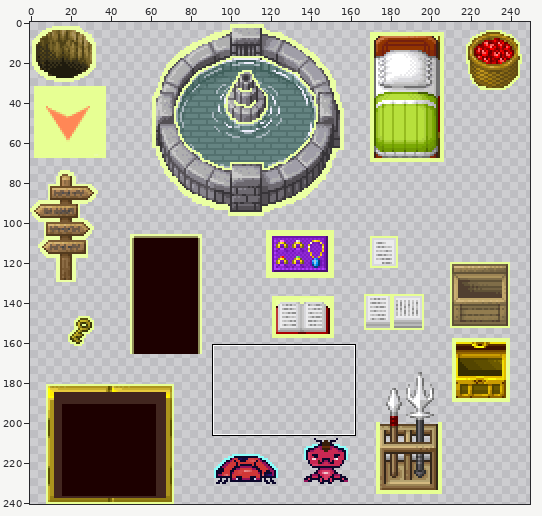
One commit to this sprite sheet: assets/interactable.png. Above, an overview of the earlier version with the close-up marked.
Close-up. Before the edit:
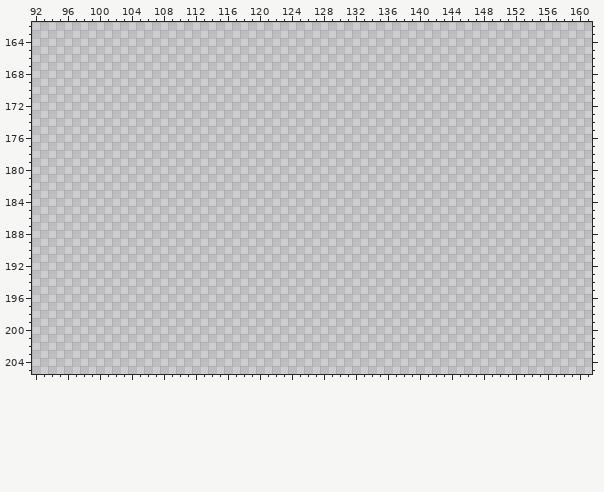
The file is 251x241 pixels. Pixels under 10% opacity are left out. Colours within 5 levels of each other are drawn and written as one. Shown: x 92..161, y 162..205. The wide view leaves out empty margins. The commit also changed other parts of the picture, which this record leaves out.
New version:
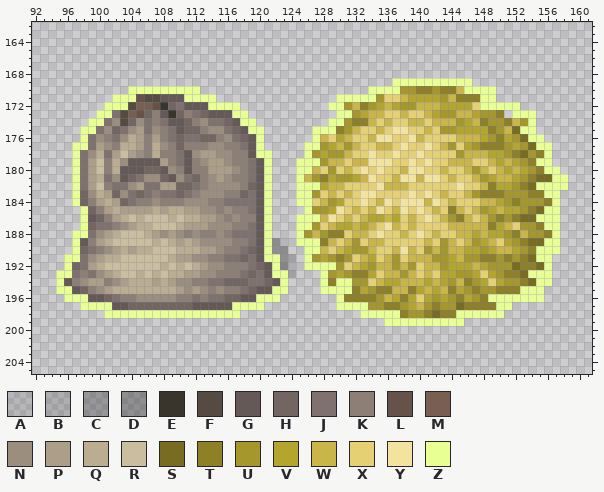
Palette (. is transparent): A #0000001d  B #00000027  C #00000043  D #0000004d  E #39352d  F #564b42  G #645956  H #726562  J #7f716d  K #8d7f76  L #665248  M #785f52  N #9c8e7f  P #ac9e88  Q #bbad92  R #cbbea0  S #776c22  T #8d8027  U #a5972c  V #b4a52f  W #cab548  X #e5d174  Y #f2e39f  Z #e7ff93
The exact change:
@@ x 92..161 @@
 168 ......................................................................
-169 ......................................................................
-170 ......................................................................
-171 ......................................................................
-172 ......................................................................
-173 ......................................................................
-174 ......................................................................
-175 ......................................................................
-176 ......................................................................
-177 ......................................................................
-178 ......................................................................
-179 ......................................................................
-180 ......................................................................
-181 ......................................................................
-182 ......................................................................
-183 ......................................................................
-184 ......................................................................
-185 ......................................................................
-186 ......................................................................
-187 ......................................................................
-188 ......................................................................
-189 ......................................................................
-190 ......................................................................
-191 ......................................................................
-192 ......................................................................
-193 ......................................................................
-194 ......................................................................
-195 ......................................................................
-196 ......................................................................
-197 ......................................................................
-198 ......................................................................
-199 ......................................................................
+169 .............................................ZZZZZZZZZZ...............
+170 ............ZZZZZZZZZ.....................ZZZZUUTTUTTWZZZZ............
+171 ..........ZZZLFFGGGZZZZ...............ZZZZZUXXWVVVVUWTTTZZ............
+172 .........ZZZFMMLEHJGGGZZZZ...........ZZUWTUVWVUUWWWVVVVXZZZZZ.........
+173 ........ZZJFMLHKGEHKJHGGGZZ...........ZZUVWWXXWXXWVUUWWVUUT.ZZZ.......
+174 .......ZZJNFHNJKJGGHKNJJHGZZ.........ZZUTTWXWXXWWXWWWUVWTUUTWUZ.......
+175 ......ZZJNHJNPJNKJGHHKNNJHGZZ......ZZZTUWXXWXYYXXWXUUVVVVTUWSZZ.......
+176 ......ZJNKJNQPKPKJHJJHHKNJHGZ......ZWXVWXXWYYXXYWXXXXWWWVUTVUSZZ......
+177 .....ZZJPNKQQPKQNKHKKKNNKKJGZ.....ZZUVWUWXXWWXYXXYXWUXVUTTTUVUSZZ.....
+178 .....ZJNQJPRPNKQKKJGNPPNNKKGZZ....ZUVUUWXXYXXYXXYXXXXUWWWVVUTSUTZ.....
+179 .....ZJPRKQNGGGGPKJGKNPPNKKJGZ...ZZZUWWXWWYYYXXYXYXXWWWXXWVWVUTZZ.....
+180 .....ZJPRKQGGGHHGNKGKKPPPNKJGZ...ZZWXUXWXYXYXXWYYXXWXXWUWXWVWVUTZZ....
+181 .....ZJPQJNGHJNNHGNJHKNPNKKJGZ...ZWUTVUUVWYXXWYYWYYXWXXWUVWWVUTSSZZ...
+182 .....ZJPRKJJNPJJPPHHJKNNNNKHGZ...ZZZVWWXXXXYWWWXXXXXXYXXWTVVUTSZZZZ...
+183 .....ZHNQPHNJHJKJJHJKNNNKKHJGZ...ZZUXWXWXYYXXXXYXYXWXXWUTTTUUUTTZZ....
+184 .....ZHKPQPHJKKNKKKNNNKKJJJJGZ...ZZXWUVXXYXWYXYYYWYXWXXXWWVUTUUUTZ....
+185 ......ZHKPQPPPPQPQQPPNNKNKKJGZ....ZUUVYXWXWYXWYXYXWXTWXWUVWVVUTSZZ....
+186 ......ZGHKPQRQRRRQRQQPPNKNKKGZ...ZZZWYXWXWVVWVXWXYXWUTWXWUTUTSSZZZ....
+187 ......ZHJJKNPQQRRRQPPPNNNKKJGZ...ZZUXWVVWVWXYWXWXXXXWWWWWTVWXUUTZZ....
+188 .....ZZJNPQRRRQPNPNKNKKNKJJJGZ...ZUWUTTXWWXYXXWXYXWXXWWVWVVUTWUUTZ....
+189 .....ZGKPQRRRRRQRQPQPNNNNKKJGZCA.ZZZTWXWUXWWXXXXXWXUWXWUVWXVUTSSZZ....
+190 .....ZHJKNPQPQQRRRQQQPPNKKJHGZDC..ZZWXWVUUWXXWYWXUWUWWVVUVWWVUTZZZ....
+191 ....ZZJNPQQRRRRRRQPPNNKKJJHJGZZDB.ZUVUTUXWVXWUXWWWUUVWUUTTUTUTSZZ.....
+192 ....ZHJPQRRRRRRRQRQRQPNNKKKJHGZDB.ZZZZUXWVUWWUWUXWWUVVVWVUUUSTTSZ.....
+193 ...ZZJKJNPQRRQRQRQQPPNNKKKJHJGZZB...ZUVUTTVXWWUWXWXVVUUVXVUTTSZZZ.....
+194 ...ZGKNPPKNPQQQPQPNNKKJJHHHJJHGZ....ZTZZUUXWVVWWWVWVUWTUVXVUUTSZZ.....
+195 ...ZZGHKNPQQQQQQQQPNPNKNKKJHGGZZ....ZZZZTVUTTWWTVWVWTVUTUUTTTZZZ......
+196 ....ZZZGGHJKKNNNNNKKJKJJHHGGZZZ.......ZTTTTUWVTVXVUVUTVUTZZZZZZZ......
+197 ......ZZZZGGHHHHHHHHGGGGGZZZZ.........ZZZZUUTTUVWUTUUSTTTTZZ..........
+198 .........ZZZZZZZZZZZZZZZZZ...............ZZZZZTUUTSTTZZZZZZ...........
+199 ............................................ZZZZZZZZZZ................
 200 ......................................................................
